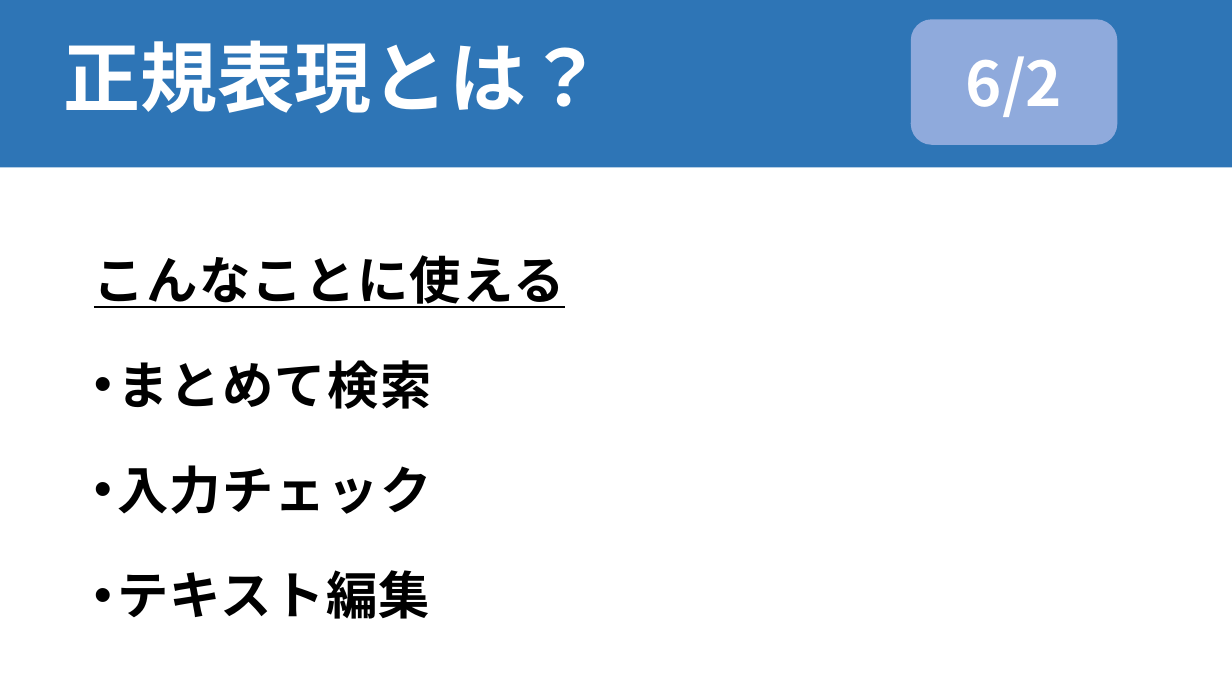
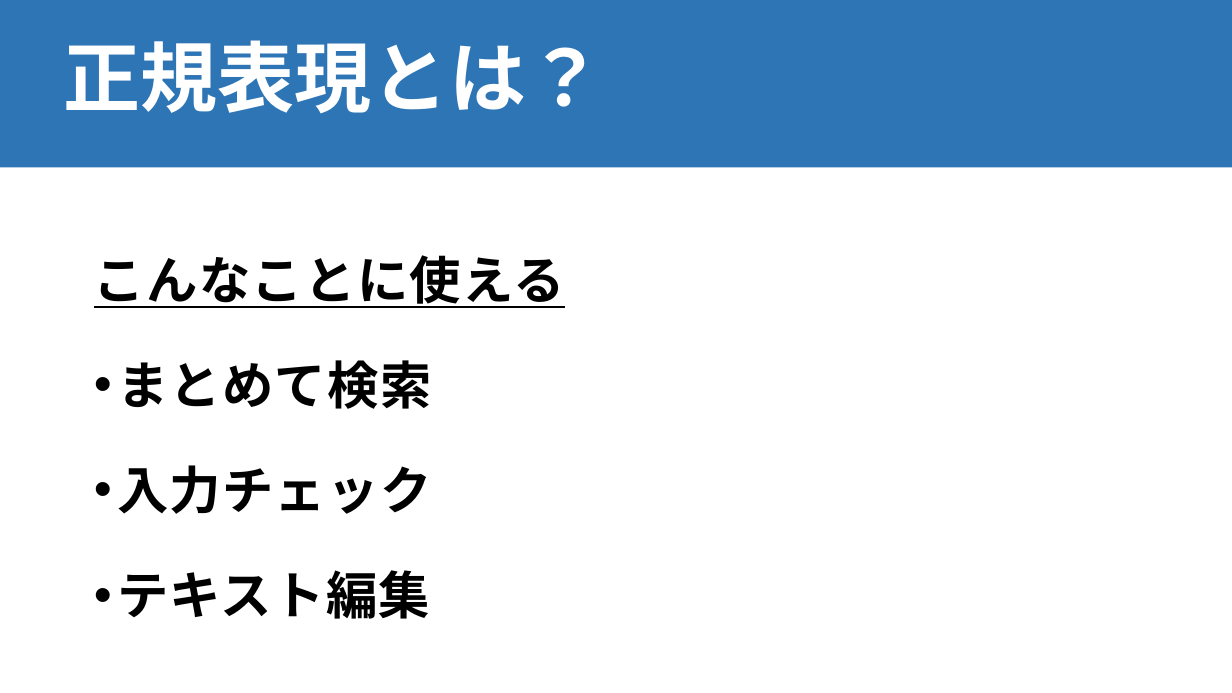
Before and after one commit to mugifusen/NLP100, a slide deck: slide 7 of chap03/正規表現.pptx. Drawn at 1232x693 pixels with LibreOffice and Linux fonts; fonts in the diff are those of the drawing. Boxes give left, top, right and bottom in pixels: in the first picture for what was removed or moved away, otherwise in the second. Text is boxed around its words. In the diff, an @@ line names an element or a change of style, - is before the commit and + after.

```diff
--- a/chap03/正規表現.pptx
+++ b/chap03/正規表現.pptx
@@ rounded rectangle removed at [911, 19, 1117, 145] @@
-6/2
```
Also in this commit, not shown: 33 other slides changed, 24 slides added, 8 slides removed, 1 other file.
